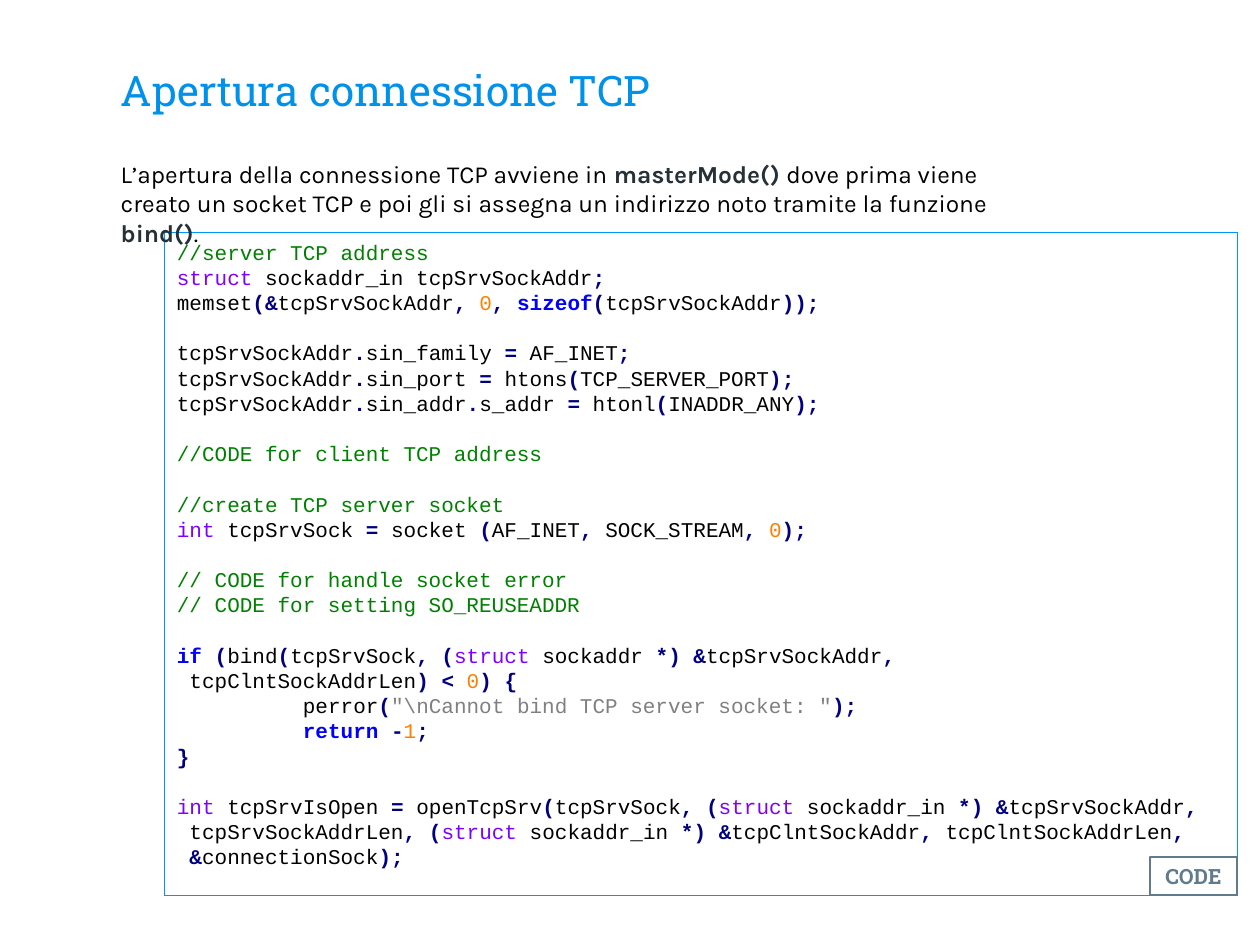
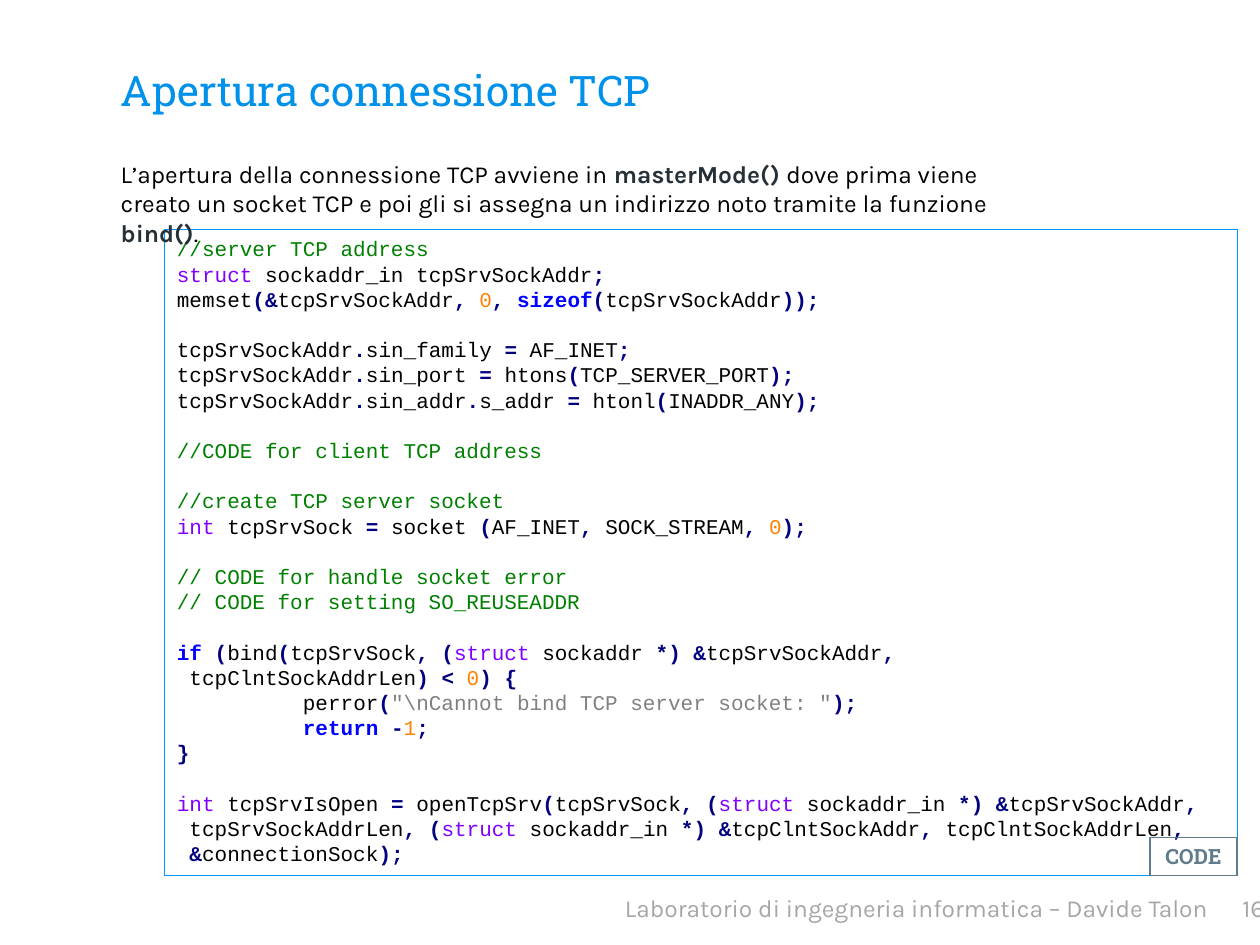
Before and after one commit to davidetalon/link, a slide deck: slide 17 of Presentation slides/Presentazione.pptx (slide 16 before the commit). Drawn at 1260x945 pixels with LibreOffice and Linux fonts; fonts in the diff are those of the drawing; background and template pictures are left out. Boxes give left, top, right and bottom in pixels: in the first picture for what was removed or moved away, otherwise in the second. Text is boxed around its words. In the diff, an @@ line names an element or a change of style, - is before the commit and + after.

```diff
--- a/Presentation slides/Presentazione.pptx
+++ b/Presentation slides/Presentazione.pptx
@@ rectangle "//server TCP address": place and size @@
-rectangle "//server TCP address" at box(165, 233, 1237, 896)
+rectangle "//server TCP address" at box(165, 229, 1237, 876)
@@ rectangle "CODE": place and size @@
-rectangle "CODE" at box(1149, 857, 1236, 895)
+rectangle "CODE" at box(1149, 838, 1236, 876)
@@ text added at box(625, 900, 1260, 923), 14 pt, text #A6A6A6 @@
+Laboratorio di ingegneria informatica – Davide Talon 16
```
Also in this commit, not shown: 25 other slides changed, 2 slides added, 1 slide removed.
